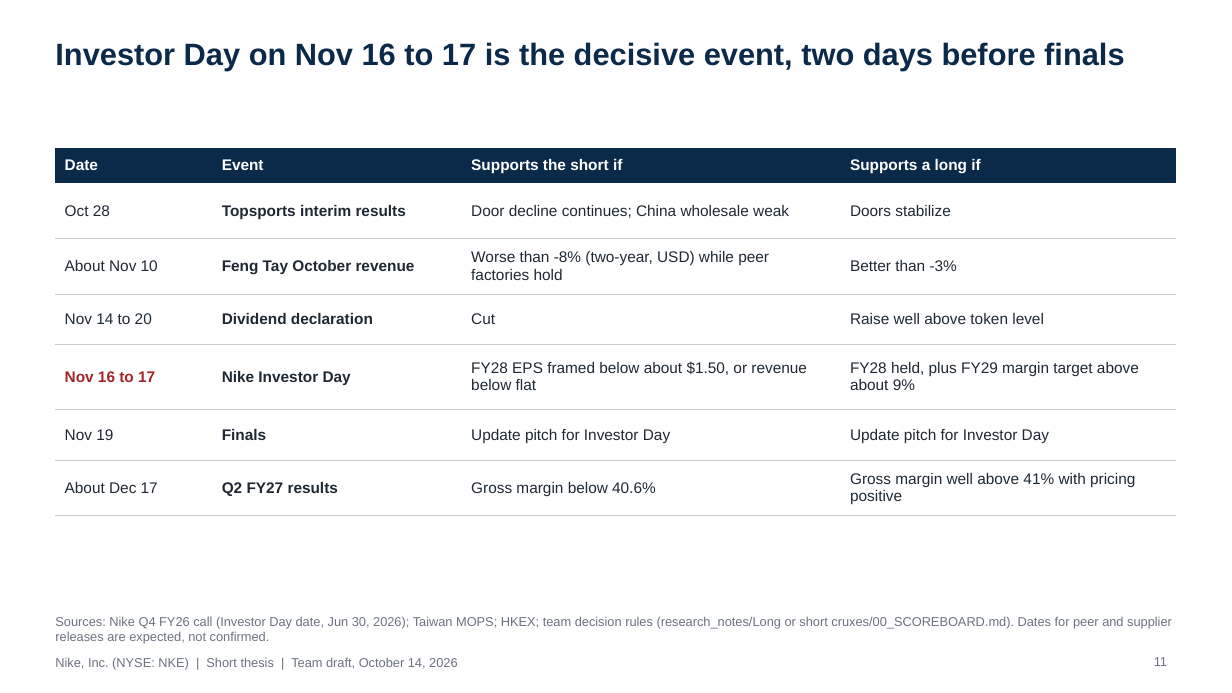
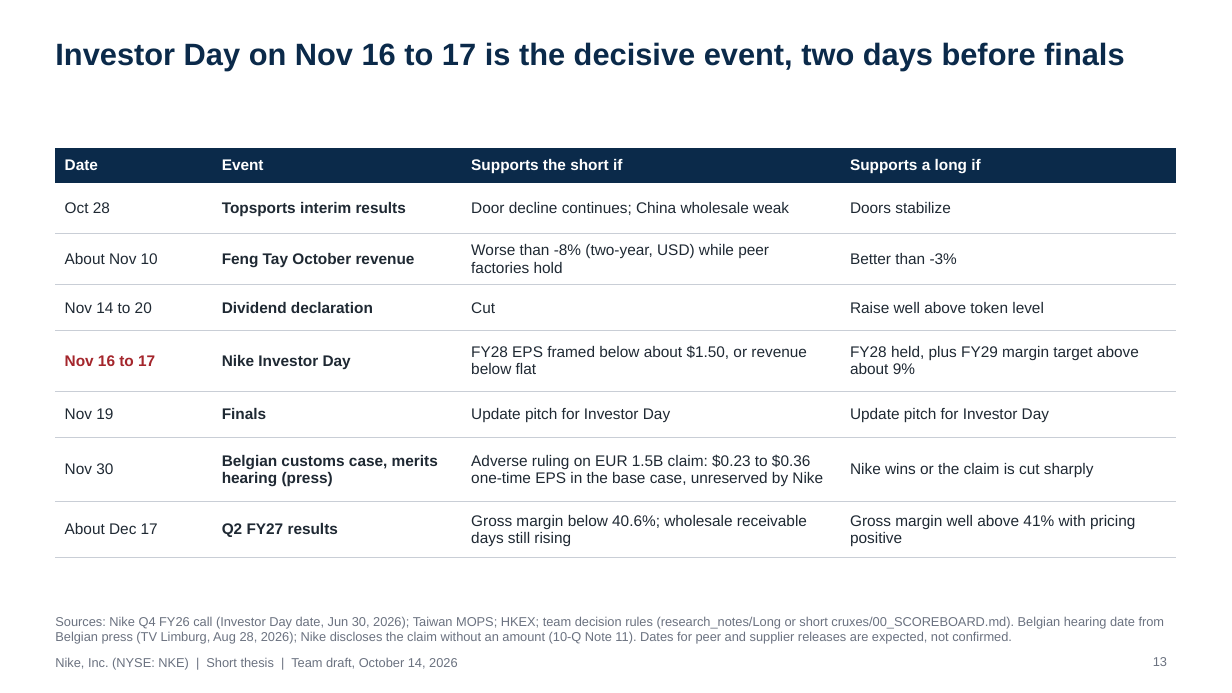
Before and after one commit to Varkot-dev/nike-research-case-comp, a slide deck: slide 13 of slides/pptx/Nike Short Thesis.pptx (slide 11 before the commit). Drawn at 1232x693 pixels with LibreOffice and Linux fonts; fonts in the diff are those of the drawing. Boxes give left, top, right and bottom in pixels: in the first picture for what was removed or moved away, otherwise in the second. Text is boxed around its words. In the diff, an @@ line names an element or a change of style, - is before the commit and + after.

```diff
--- a/slides/pptx/Nike Short Thesis.pptx
+++ b/slides/pptx/Nike Short Thesis.pptx
@@ table at (55,148,1177,550) @@
-row 7: About Dec 17 | Q2 FY27 results | Gross margin below 40.6% | Gross margin well above 41% with pricing positive
+row 7: Nov 30 | Belgian customs case, merits hearing (press) | Adverse ruling on EUR 1.5B claim: $0.23 to $0.36 one-time EPS in the base case, unreserved by Nike | Nike wins or the claim is cut sharply
+row 8: About Dec 17 | Q2 FY27 results | Gross margin below 40.6%; wholesale receivable days still rising | Gross margin well above 41% with pricing positive
@@ text at (55,616,1165,644): text changed @@
-Sources: Nike Q4 FY26 call (Investor Day date, Jun 30, 2026); Taiwan MOPS; HKEX; team decision rules (research_notes/Long or short cruxes/00_SCOREBOARD.md). Dates for peer and supplier releases are expected, not confirmed.
+Sources: Nike Q4 FY26 call (Investor Day date, Jun 30, 2026); Taiwan MOPS; HKEX; team decision rules (research_notes/Long or short cruxes/00_SCOREBOARD.md). Belgian hearing date from Belgian press (TV Limburg, Aug 28, 2026); Nike discloses the claim without an amount (10-Q Note 11). Dates for peer and supplier releases are expected, not confirmed.
@@ page number at (1153,657,1167,666): text changed @@
-11
+13
```
Also in this commit, not shown: 7 other slides changed, 2 slides added, 4 other files.
